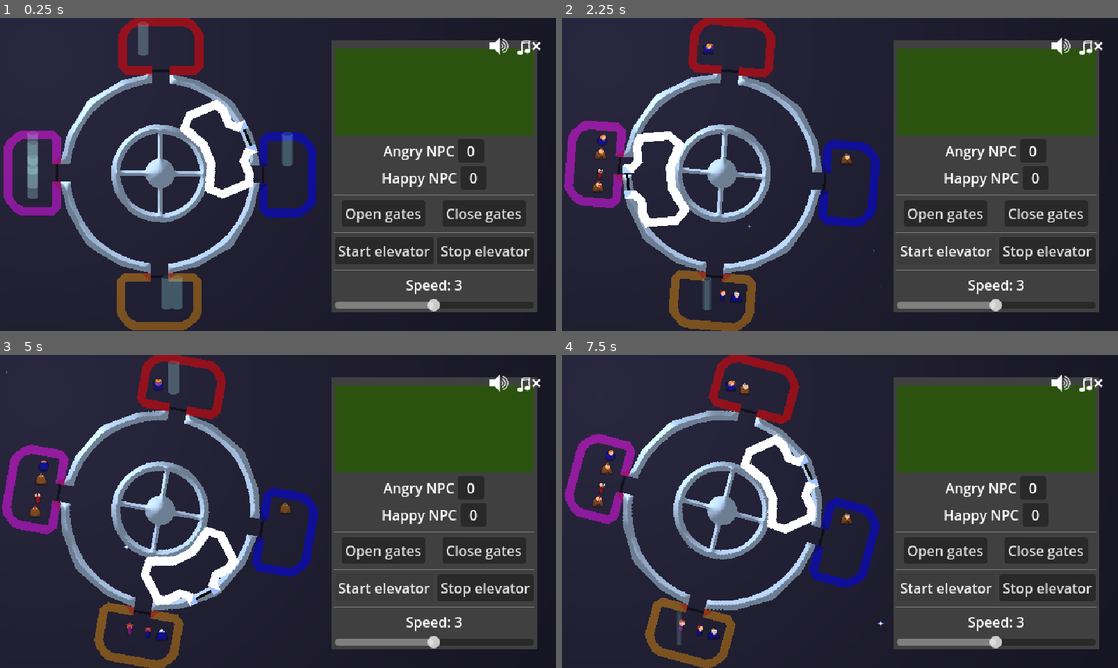
Above: before the commit, frames 1-4 (two rows, left to right).
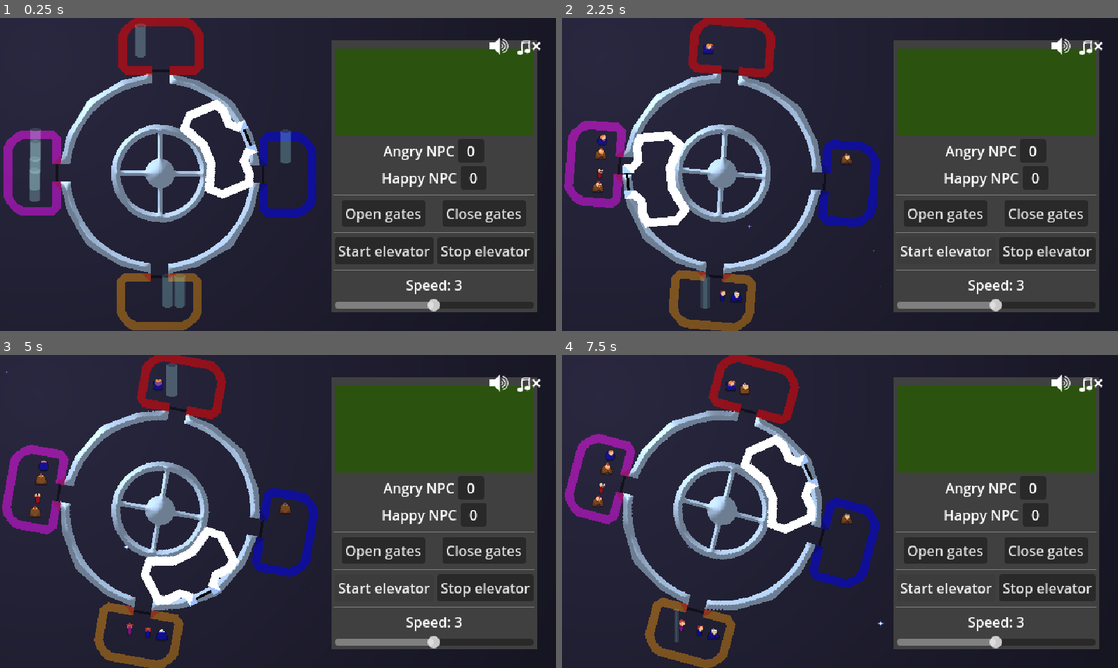
Above: after the commit, the same moments.

Repository: tehelka-gamedev/gmtk-2025
Game: Godot game, scene res://main.tscn
Two runs of this game, one before a commit and one after it. Both use one fixed random seed, a clock stepped at 60 frames per second and the inputs below. The engine's default icon, where the game draws it, is replaced by a stand-in: a white triangle on a blue panel in a dark square. Sound files missing from this copy of the repository are replaced by a short silence.
Inputs:
- Up to frame 1 (0.25 s): no input
- Up to frame 2 (2.25 s): click "Start elevator" at 0.5 s; click "Start elevator" at 1.25 s; tap Enter (open_door) at 2 s; hold Right (ui_right) from 2.03 s (still down); tap Space (elevator_toggle_movement) at 2.1 s
- Up to frame 3 (5 s): release Right (ui_right) at 2.78 s; hold Down (ui_down) 2.78-3.53 s; tap Enter (open_door) at 2.85, 4.35 s; hold Right (ui_right) 3.53-4.28 s; tap Space (elevator_toggle_movement) at 3.6 s; hold Up (ui_up) from 4.28 s (still down)
- Up to frame 4 (7.5 s): release Up (ui_up) at 5.03 s; hold Left (ui_left) 5.03-6.53 s; tap Space (elevator_toggle_movement) at 5.1, 6.6 s; tap Enter (open_door) at 5.85, 7.35 s; hold Down (ui_down) 6.53-7.28 s; hold Right (ui_right) from 7.28 s (still down)

The runs differ from the first frame. In frame 1, 0.8% of the frame differs, in the area x 4-53%, y 1-94%; in frame 2, 0.1%; in frame 3, 0.1%; in frame 4, 0.1%.

Commit message:
Tweak several gameplay variables

Diff:
--- a/godot/main.tscn
+++ b/godot/main.tscn
@@ -18,6 +18,7 @@
 [ext_resource type="Resource" uid="uid://brgmqpjo34qch" path="res://narrative_manager/warning_messages/warning_to_ok_messages.tres" id="16_cegan"]
 [ext_resource type="Resource" uid="uid://dyx3wqawopdo6" path="res://narrative_manager/warning_messages/ok_to_warning_messages.tres" id="17_82xsv"]
 [ext_resource type="Resource" uid="uid://coo4p0s6xoabp" path="res://narrative_manager/warning_messages/warning_to_almost_fired_messages.tres" id="18_getpj"]
+[ext_resource type="Resource" uid="uid://blnr05to5yo8v" path="res://narrative_manager/random_messages.tres" id="19_cegan"]
 
 [sub_resource type="CanvasItemMaterial" id="CanvasItemMaterial_5vw27"]
 particles_animation = true
@@ -273,6 +274,7 @@
 warning_to_ok_messages = ExtResource("16_cegan")
 ok_to_warning_messages = ExtResource("17_82xsv")
 warning_to_almost_fired_messages = ExtResource("18_getpj")
+random_message = ExtResource("19_cegan")
 
 [connection signal="timeout" from="World/NPCSpawnTimer" to="." method="_on_npc_spawn_timer_timeout"]
 [connection signal="pressed" from="HUD/ControlPanel/VBoxContainer2/VBoxContainer/HBoxContainer/OpenGates" to="HUD/ControlPanel" method="_on_open_gates_pressed"]
--- a/godot/narrative_manager/narrative_manager.gd
+++ b/godot/narrative_manager/narrative_manager.gd
@@ -31,17 +31,17 @@
 
 
 func update_angry_npc_count(count: int) -> void:
-    if count + 1 >= angry_npc_warning_threshold[0] and _current_state == FiredState.OK:
+    if count - 1 >= angry_npc_warning_threshold[0] and _current_state == FiredState.OK:
         _current_state = FiredState.WARNING
         update_message(_get_message_from(ok_to_warning_messages))
-    elif count + 1 >= angry_npc_warning_threshold[1] and _current_state == FiredState.WARNING:
+    elif count - 1 >= angry_npc_warning_threshold[1] and _current_state == FiredState.WARNING:
         _current_state = FiredState.ALMOST_FIRED
         update_message(_get_message_from(warning_to_almost_fired_messages))
-    elif count - 1 <= angry_npc_warning_threshold[0] and _current_state == FiredState.WARNING:
+    elif count + 1 <= angry_npc_warning_threshold[0] and _current_state == FiredState.WARNING:
         _current_state = FiredState.OK
         _elapsed_time_before_random_message = 0.0
         update_message(_get_message_from(warning_to_ok_messages))
-    elif count - 1 <= angry_npc_warning_threshold[1] and _current_state == FiredState.ALMOST_FIRED:
+    elif count + 1 <= angry_npc_warning_threshold[1] and _current_state == FiredState.ALMOST_FIRED:
         _current_state = FiredState.WARNING
         update_message(_get_message_from(almost_fired_to_warning_messages))
 
--- a/godot/narrative_manager/random_messages.tres
+++ b/godot/narrative_manager/random_messages.tres
@@ -4,5 +4,5 @@
 
 [resource]
 script = ExtResource("1_0wufy")
-message = Array[String](["Beautiful day, isn't it?", "Operator, your good job exceeds all my expectations.", "Boy do I love pizzas.", "Damn it, these crosswords are getting tougher each day."])
+message = Array[String](["Beautiful day, isn't it?", "Operator, your good work exceeds all my expectations.", "Boy do I love pizzas.", "Damn it, these crosswords are getting tougher each day."])
 metadata/_custom_type_script = "uid://u6fwccsjl86o"
--- a/godot/objects/npc/npc.tscn
+++ b/godot/objects/npc/npc.tscn
@@ -214,5 +214,5 @@
 
 [node name="MoodGauge" type="Node2D" parent="."]
 script = ExtResource("8_qs0fi")
-regen_per_tick = -5.0
+regen_per_tick = -2.0
 metadata/_custom_type_script = "uid://bteouqmd6vc7b"
--- a/godot/scripts/game_manager.gd
+++ b/godot/scripts/game_manager.gd
@@ -27,7 +27,7 @@
 
     AudioManager.play_music(SoundBank.background_music)
 
-    if not OS.has_feature("web"):
+    if OS.has_feature("editor"):
         AudioManager.mute_bgm(true)
 
     for i in range(starting_npc_count):
--- a/godot/states/move_to_state.gd
+++ b/godot/states/move_to_state.gd
@@ -4,7 +4,7 @@
 # This is an array [A, B, C] where the npc goes to A.position, then when arrived, to B.position
 # then to C.position and target C.position until otherwise.
 
-const MOVE_SPEED:int = 5
+@export var MOVE_SPEED: int = 7
 
 var _targets: Array[Node2D] = []
 var _arrived: bool = false
Not shown: 1 places in godot/main.tscn that only renumber resources
